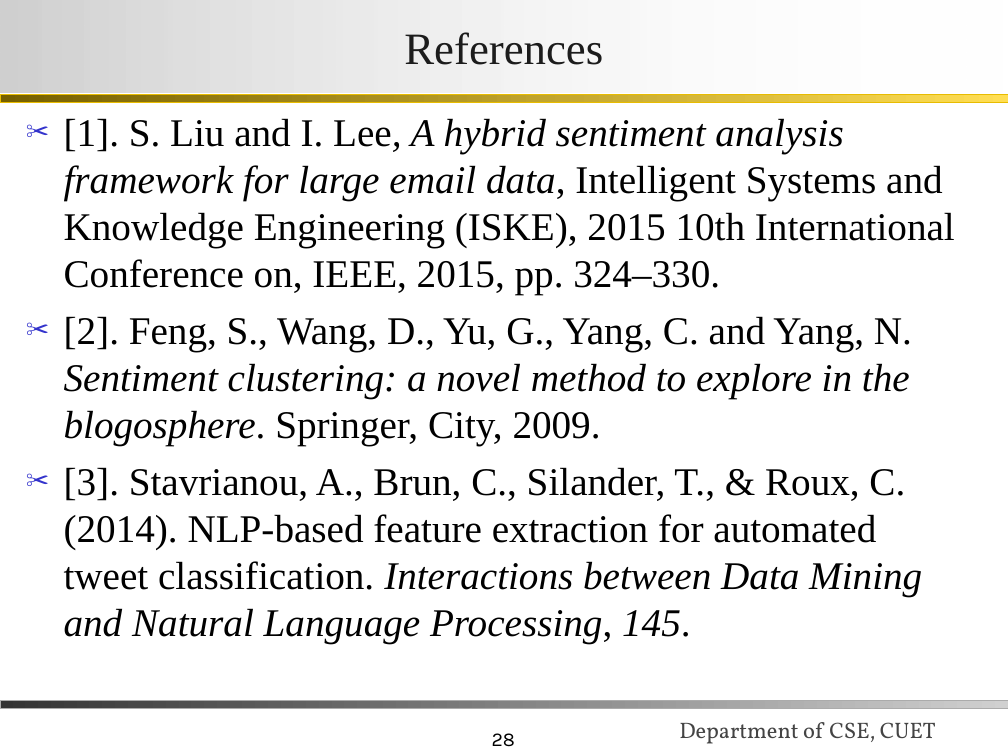
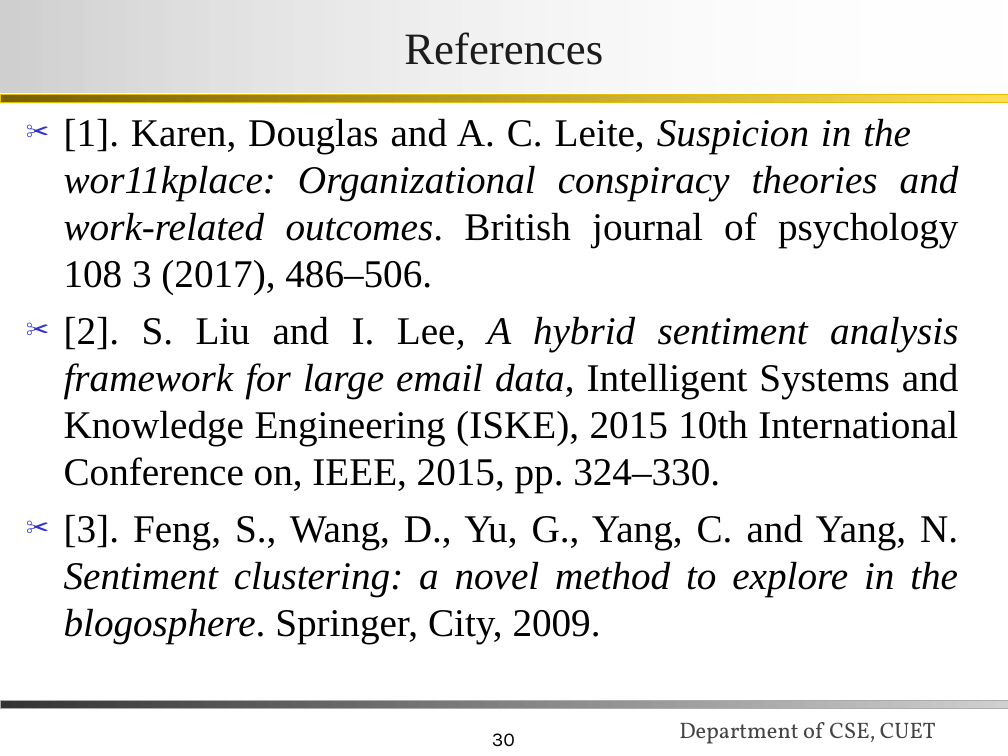
Before and after one commit to iRaM-sAgOr/email_data, a slide deck: slide 30 of myReport/final_presentation.ppt (slide 28 before the commit). Drawn at 1008x756 pixels with LibreOffice and Linux fonts; fonts in the diff are those of the drawing; background and template pictures are left out. Boxes give left, top, right and bottom in pixels: in the first picture for what was removed or moved away, otherwise in the second. Text is boxed around its words. In the diff, an @@ line names an element or a change of style, - is before the commit and + after.

```diff
--- a/myReport/final_presentation.ppt
+++ b/myReport/final_presentation.ppt
@@ text at bbox=[64, 118, 959, 644]: text changed @@
-✂ [1]. S. Liu and I. Lee, A hybrid sentiment analysis framework for large email data, Intelligent Systems and Knowledge Engineering (ISKE), 2015 10th International Conference on, IEEE, 2015, pp. 324–330.
-✂ [2]. Feng, S., Wang, D., Yu, G., Yang, C. and Yang, N. Sentiment clustering: a novel method to explore in the blogosphere. Springer, City, 2009.
-✂ [3]. Stavrianou, A., Brun, C., Silander, T., & Roux, C. (2014). NLP-based feature extraction for automated tweet classification. Interactions between Data Mining and Natural Language Processing, 145.
+✂ [1]. Karen, Douglas and A. C. Leite, Suspicion in the wor11kplace: Organizational conspiracy theories and work-related outcomes. British journal of psychology 108 3 (2017), 486–506.
+✂ [2]. S. Liu and I. Lee, A hybrid sentiment analysis framework for large email data, Intelligent Systems and Knowledge Engineering (ISKE), 2015 10th International Conference on, IEEE, 2015, pp. 324–330.
+✂ [3]. Feng, S., Wang, D., Yu, G., Yang, C. and Yang, N. Sentiment clustering: a novel method to explore in the blogosphere. Springer, City, 2009.
@@ page number at bbox=[492, 733, 515, 747]: text changed @@
-28
+30
```
Also in this commit, not shown: 21 other slides changed, 3 slides added, 1 slide removed, 9 other files.
